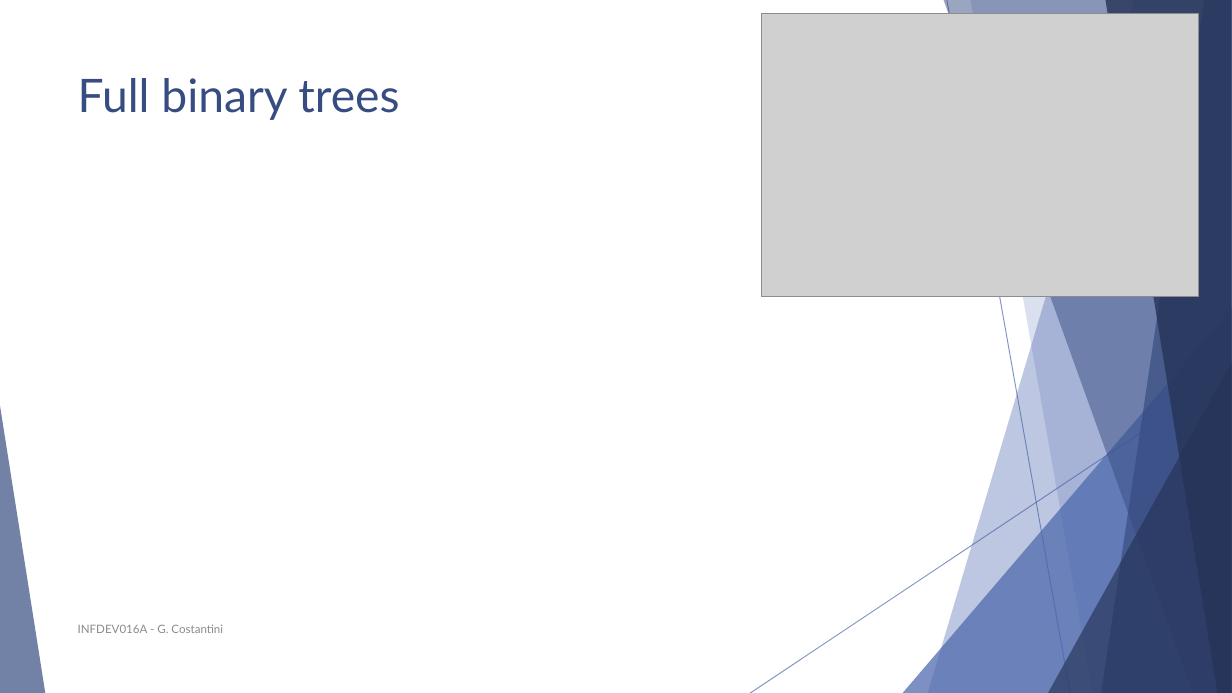
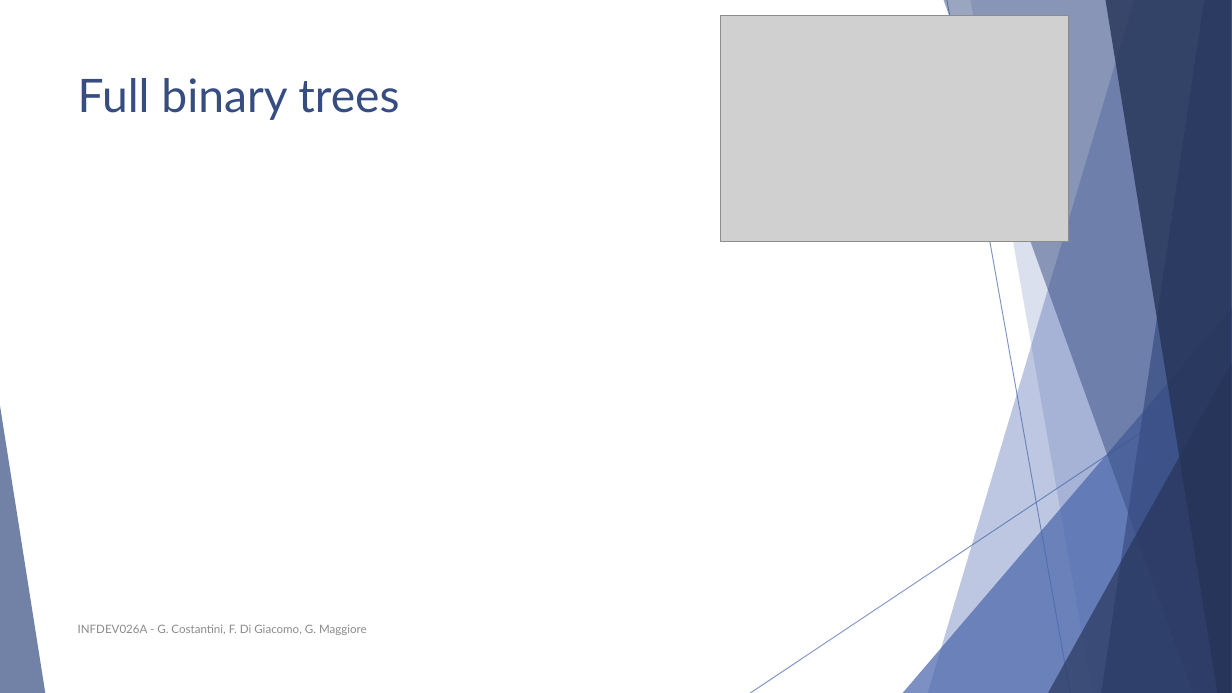
Before and after one commit to polyanos/INFDEV01-6A, a slide deck: slide 13 of Slides/Week 4 - Binary trees.pptx (slide 14 before the commit). Drawn at 1232x693 pixels with LibreOffice and Linux fonts; fonts in the diff are those of the drawing; grey boxes stand for pictures. Boxes give left, top, right and bottom in pixels: in the first picture for what was removed or moved away, otherwise in the second. Text is boxed around its words. In the diff, an @@ line names an element or a change of style, - is before the commit and + after.

```diff
--- a/Slides/Week 4 - Binary trees.pptx
+++ b/Slides/Week 4 - Binary trees.pptx
@@ picture: place and size @@
-picture at (762,14,1199,298)
+picture at (721,16,1069,241)
@@ text at (78,624,367,635): text changed @@
-INFDEV016A - G. Costantini
+INFDEV026A - G. Costantini, F. Di Giacomo, G. Maggiore
```
Also in this commit, not shown: 43 other slides changed, 12 slides added, 7 slides removed.
